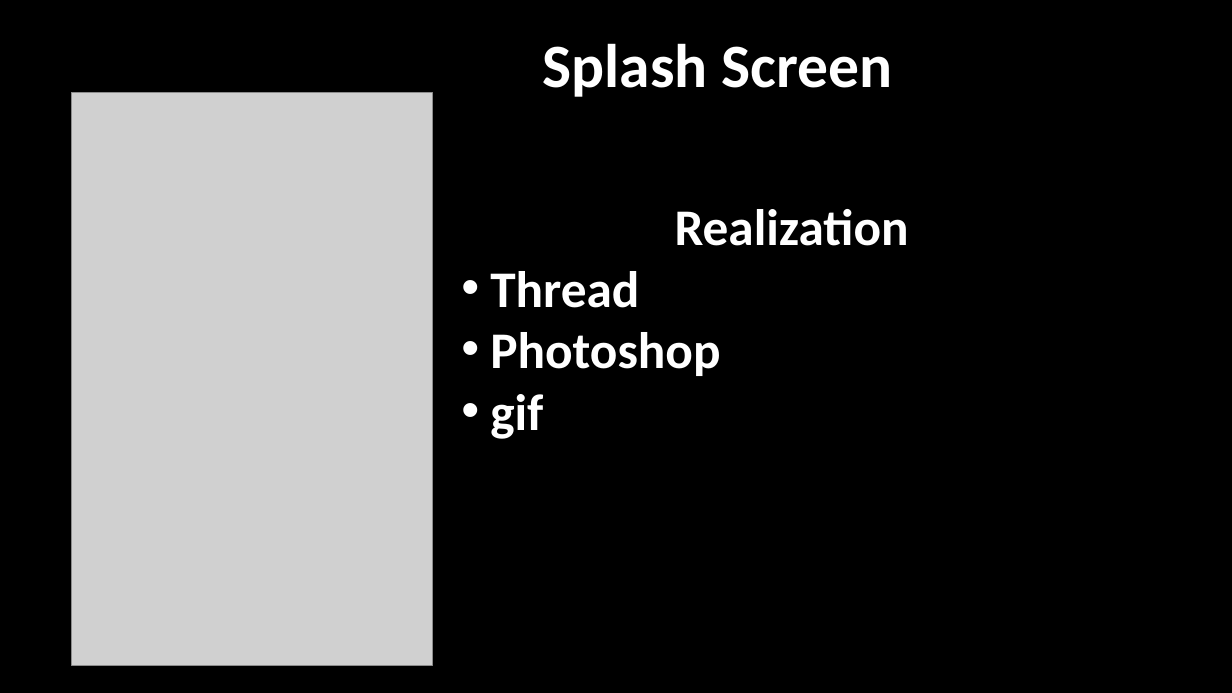
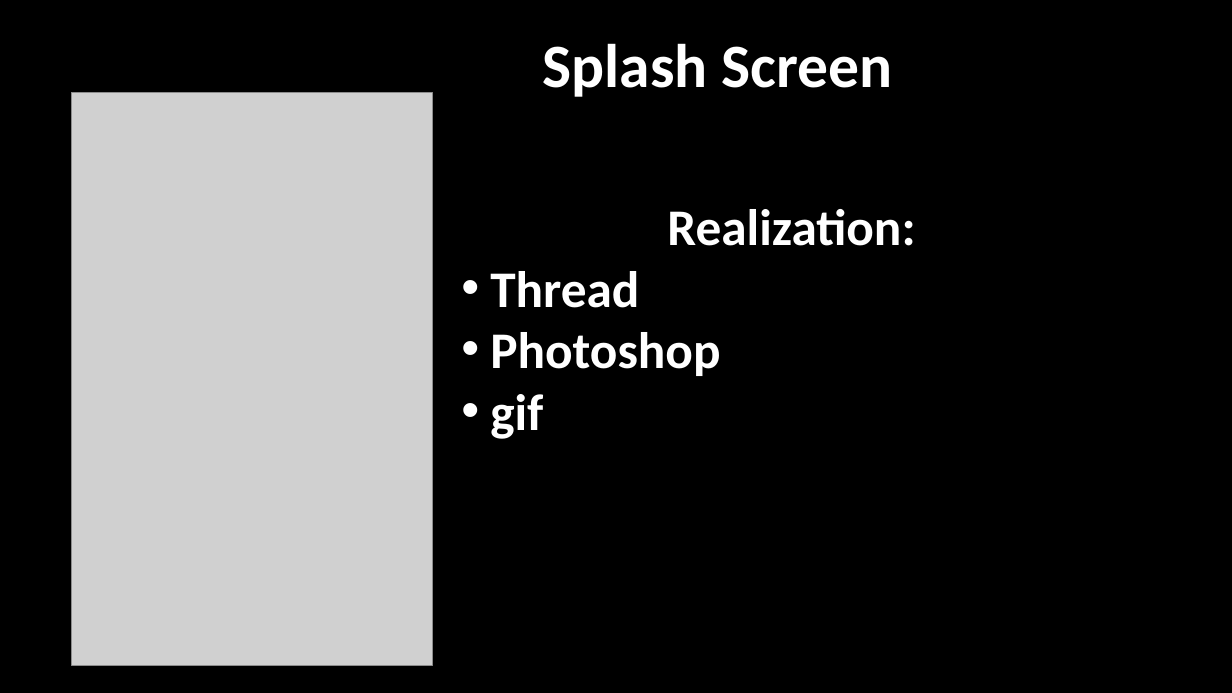
Before and after one commit to AleksandarMironov/JantaBG, a slide deck: slide 2 of Jantbg_Presentation.pptx. Drawn at 1232x693 pixels with LibreOffice and Linux fonts; fonts in the diff are those of the drawing; grey boxes stand for pictures. Boxes give left, top, right and bottom in pixels: in the first picture for what was removed or moved away, otherwise in the second. Text is boxed around its words. In the diff, an @@ line names an element or a change of style, - is before the commit and + after.

```diff
--- a/Jantbg_Presentation.pptx
+++ b/Jantbg_Presentation.pptx
@@ text at [667,209,915,246]: text changed @@
-Realization
+Realization:
```
Also in this commit, not shown: 3 other slides changed.
